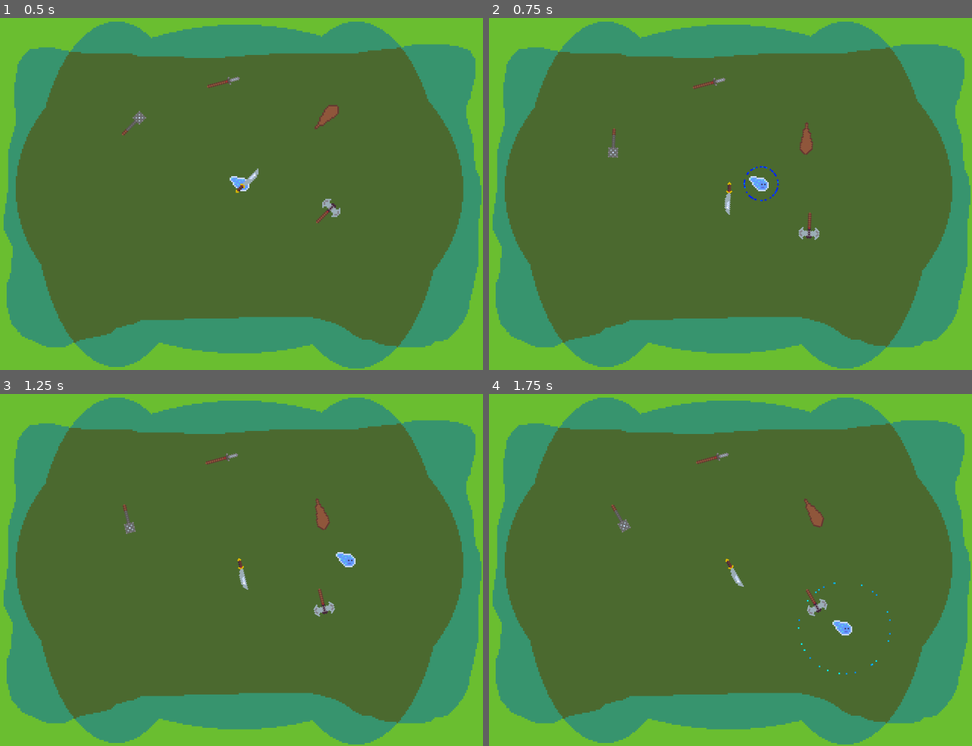
Above: before the commit, frames 1-4 (two rows, left to right).
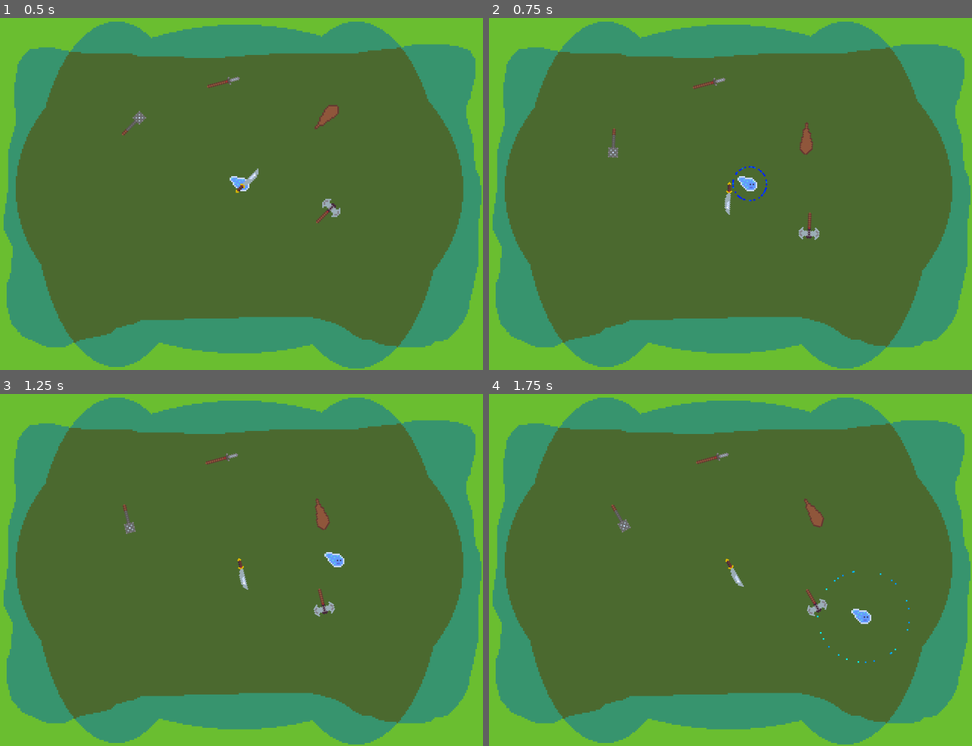
Above: after the commit, the same moments.

Repository: dallasschoff/psjam-16
Game: Godot game, scene res://Scenes/Game.tscn
The game is run twice, just before and just after one commit, with the same random seed, the same clock (stepped at 60 frames per second) and the same inputs.
Inputs:
- Up to frame 1 (0.5 s): no input
- Up to frame 2 (0.75 s): tap Enter at 0.5 s; hold D (right) from 0.53 s (still down); tap Space (space) at 0.6 s
- Up to frame 3 (1.25 s): keep holding D (right)
- Up to frame 4 (1.75 s): release D (right) at 1.28 s; hold S (down) from 1.28 s (still down); tap Space (space) at 1.35 s

Frame 1 is identical in both runs. In frame 2, 0.3% of the frame differs, in the area x 50-61%, y 41-53%; in frame 3, 0.2%; in frame 4, 0.4%, in the area x 63-88%, y 50-80%.

Commit message:
Player movement

Diff:
--- a/pirate-software-jam-16/Scripts/player.gd
+++ b/pirate-software-jam-16/Scripts/player.gd
@@ -1,29 +1,40 @@
 extends CharacterBody2D
 
 
-const SPEED = 100.0
+const maxSpeed = 100.0
+const acceleration = 10.0
+const deceleration = 4.0
 var looking_left = false
 @onready var particles = $CPUParticles2D
 
 func _physics_process(delta: float) -> void:
 	# Get the input direction and handle the movement/deceleration.
+	# Horizontal movement
 	var direction_lr := Input.get_axis("left", "right")
 	if direction_lr:
-		velocity.x = direction_lr * SPEED
+		velocity.x = move_toward(velocity.x, direction_lr * maxSpeed, acceleration)
 	else:
-		velocity.x = move_toward(velocity.x, 0, SPEED)
+		velocity.x = move_toward(velocity.x, 0, deceleration)
+
+	# Vertical movement
 	var direction_ud := Input.get_axis("up", "down")
 	if direction_ud:
-		velocity.y = direction_ud * SPEED
+		velocity.y = move_toward(velocity.y, direction_ud * maxSpeed, acceleration)
 	else:
-		velocity.y = move_toward(velocity.x, 0, SPEED)
-	# Get input direction and handle player flipping
-	if direction_lr < 0 and looking_left == false:
-		scale.x = -1
-		looking_left = true
-	if direction_lr > 0 and looking_left == true:
-		scale.x = -1
-		looking_left = false
+		velocity.y = move_toward(velocity.y, 0, deceleration)
+
+	# Player orientation (left v. right facing)
+	#if direction_lr < 0 and looking_left == false:
+		#scale.x = -1
+		#looking_left = true
+	#if direction_lr > 0 and looking_left == true:
+		#scale.x = -1
+		#looking_left = false
+	if looking_left:
+		if velocity.x < 0:
+			scale.x = -1
+	#else:
+		#scale.x = -1
 
 	move_and_slide()
 
